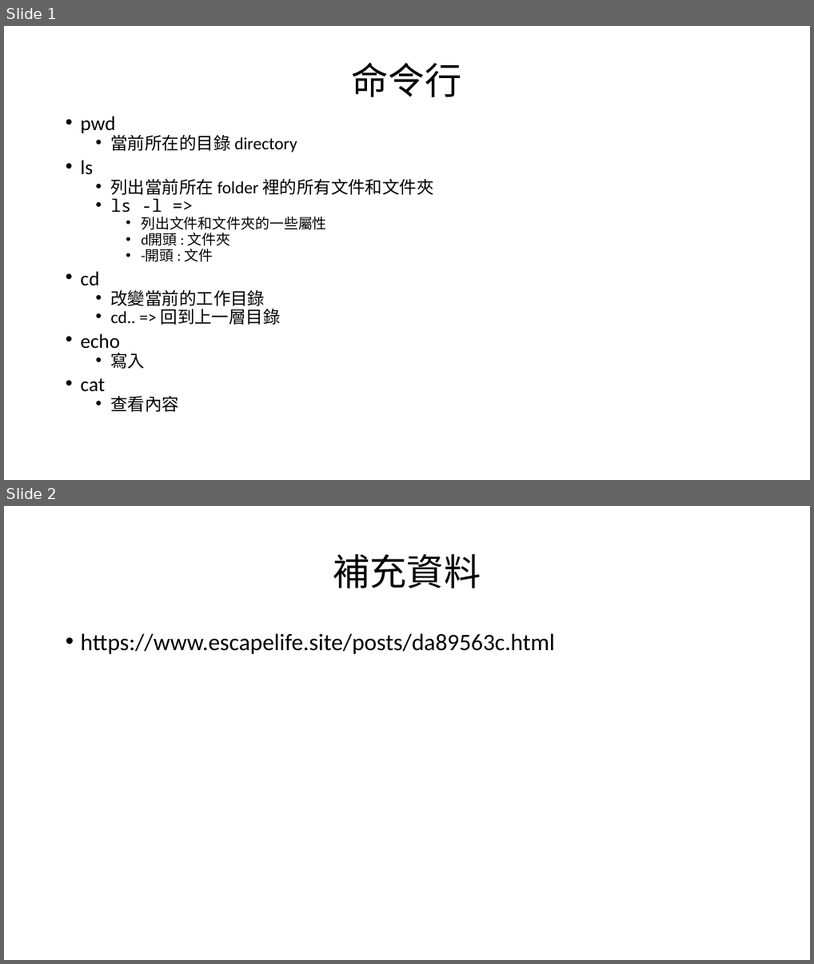
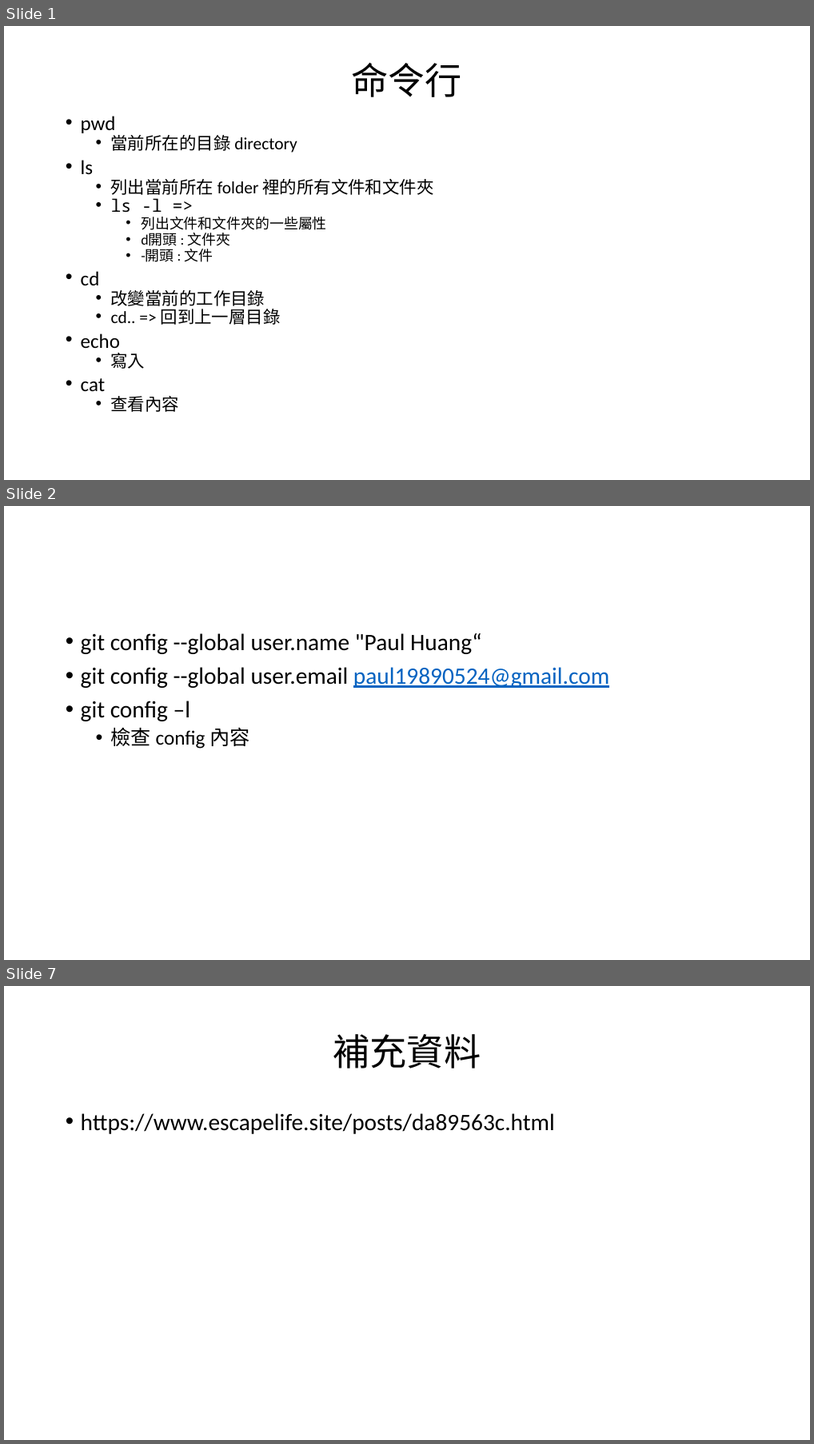
Before and after one commit to PaulHuang1/Git-CI-CD, a slide deck: Git_GitHub_GitLab 完全教程.pptx. Shown one above the other, each under a label of ours: slides 1 and 2 before the commit, slides 1, 2 and 7 after it; the slides between them are not shown. The pictures are 814x964 and 814x1444 pixels, drawn with LibreOffice and Linux fonts; fonts in the diff are those of the drawing. Boxes give left, top, right and bottom in pixels: in the first picture for what was removed or moved away, otherwise in the second. Text is boxed around its words. In the diff, an @@ line names an element or a change of style, - is before the commit and + after.

```diff
--- a/Git_GitHub_GitLab 完全教程.pptx
+++ b/Git_GitHub_GitLab 完全教程.pptx
@@ slide 2 added at <box>4,506,810,960</box>, background #FFFFFF @@
@@ text added at <box>81,633,610,748</box>, 28 pt, text #000000 @@
+• git config --global user.name "Paul Huang“
+• git config --global user.email paul19890524@gmail.com
+• git config –l
+  • 檢查 config 內容
@@ what was slide 2 is now slide 7 @@
```
Also in this commit, not shown: 4 other slides added.
